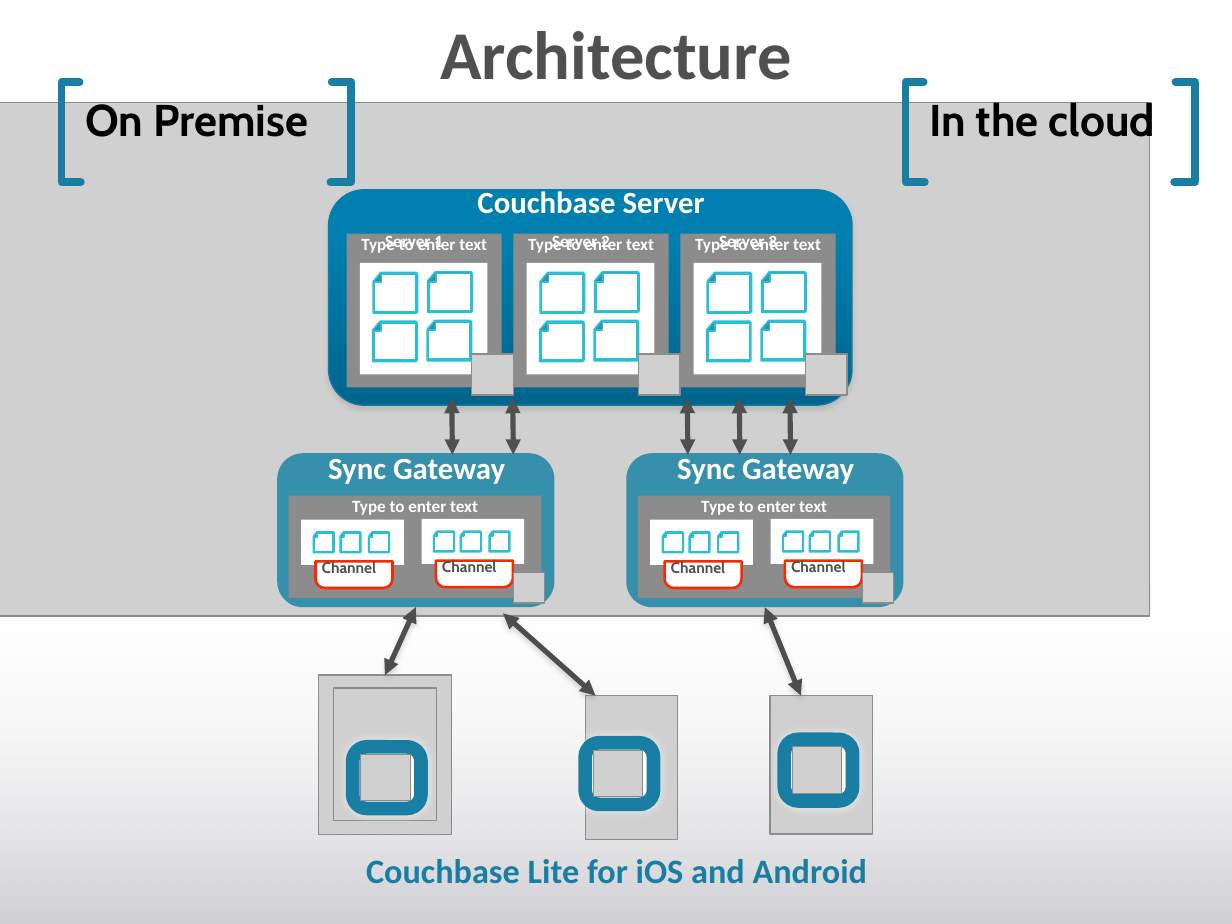
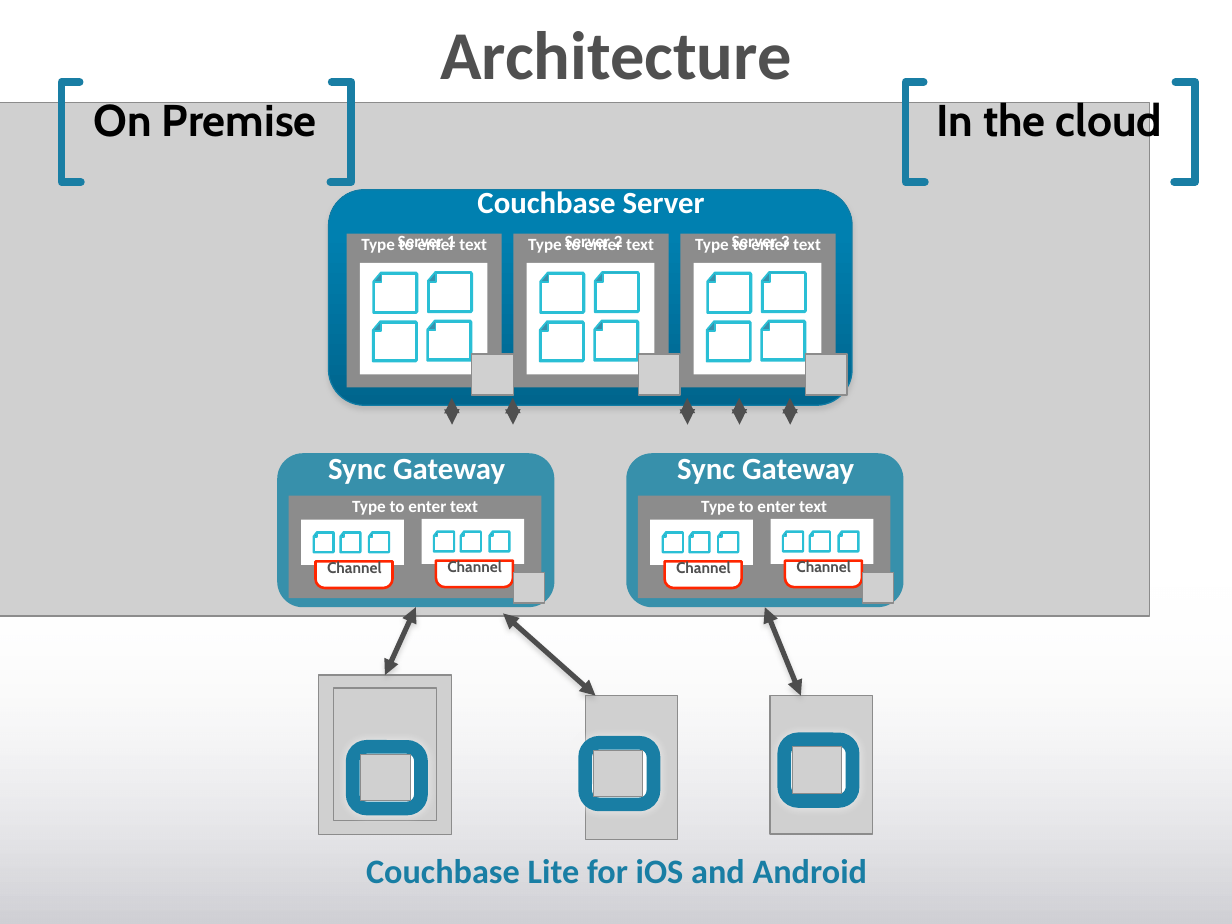
Before and after one commit to subalakr/workshop, a slide deck: slide 3 of mobile/presentations/IntroductionToSyncGateway.pptx. Drawn at 1232x924 pixels with LibreOffice and Linux fonts; fonts in the diff are those of the drawing; grey boxes stand for pictures; background and template pictures are left out. Boxes give left, top, right and bottom in pixels: in the first picture for what was removed or moved away, otherwise in the second. Text is boxed around its words. In the diff, an @@ line names an element or a change of style, - is before the commit and + after.

```diff
--- a/mobile/presentations/IntroductionToSyncGateway.pptx
+++ b/mobile/presentations/IntroductionToSyncGateway.pptx
@@ text "On Premise": place and size @@
-text "On Premise" at (85, 99, 308, 137)
+text "On Premise" at (94, 99, 317, 137)
@@ text "In the cloud": place and size @@
-text "In the cloud" at (929, 99, 1155, 147)
+text "In the cloud" at (936, 99, 1162, 147)
@@ text "Server 1": place and size @@
-text "Server 1" at (385, 236, 443, 250)
+text "Server 1" at (398, 236, 456, 250)
@@ indent changed in 16 elements at (328, 459, 505, 484), (677, 459, 854, 484), (94, 99, 317, 137), (936, 99, 1162, 147), (327, 560, 382, 573), (447, 559, 502, 572), (676, 560, 731, 573), (796, 559, 851, 572), (732, 236, 790, 250), (398, 236, 456, 250), (565, 236, 623, 250), (352, 501, 478, 515), (701, 501, 827, 515), (695, 236, 821, 253), (361, 236, 487, 253), (528, 236, 654, 253) @@
@@ text "Server 2": place and size @@
-text "Server 2" at (552, 236, 610, 250)
+text "Server 2" at (565, 236, 623, 250)
@@ text "Server 3": place and size @@
-text "Server 3" at (719, 236, 777, 250)
+text "Server 3" at (732, 236, 790, 250)
@@ freeform shape removed at (452, 398, 453, 455) @@
@@ double arrow added from (452, 398) to (452, 425), #505050 3 pt @@
@@ freeform shape removed at (513, 398, 514, 455) @@
@@ double arrow added from (513, 398) to (513, 425), #505050 3 pt @@
@@ freeform shape removed at (687, 398, 689, 455) @@
@@ double arrow added from (687, 398) to (687, 425), #505050 3 pt @@
@@ freeform shape removed at (739, 398, 740, 455) @@
@@ double arrow added from (739, 398) to (739, 425), #505050 3 pt @@
@@ freeform shape removed at (790, 398, 791, 455) @@
@@ double arrow added from (790, 398) to (790, 425), #505050 3 pt @@
@@ outline redrawn in 4 elements at (315, 562, 393, 589), (436, 561, 514, 588), (664, 562, 742, 589), (785, 561, 862, 588) @@
```
Also in this commit, not shown: 16 other slides changed, 1 slide added.
